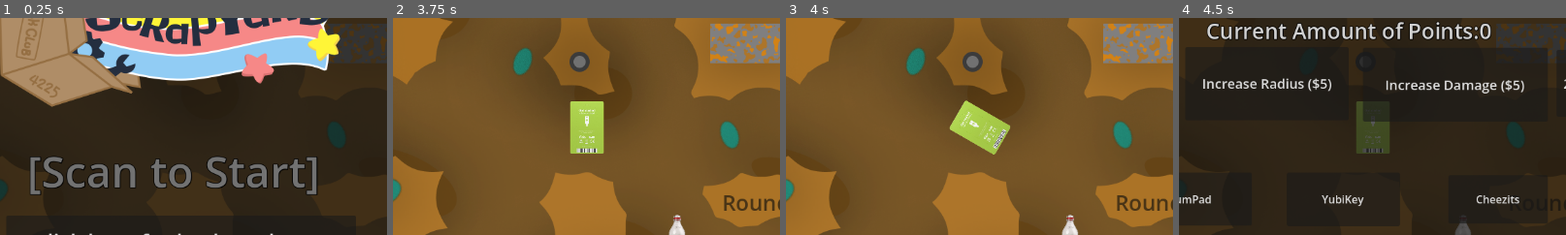
Above: before the commit, frames 1-4 (left to right).
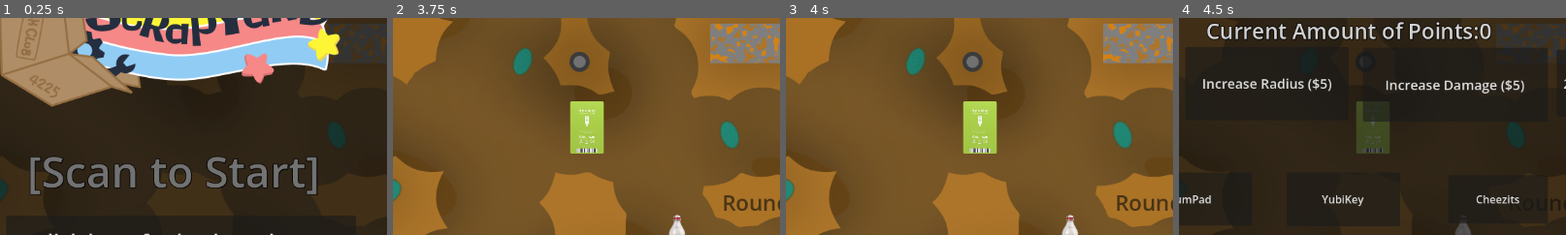
Above: after the commit, the same moments.

Repository: Nils1024/campfire-flagship
Game: Godot game, scene res://main_menu.tscn
Two runs of this game, one before a commit and one after it. Both use one fixed random seed, a clock stepped at 60 frames per second and the inputs below.
Inputs:
- Up to frame 1 (0.25 s): no input
- Up to frame 2 (3.75 s): click "or click here for keybaord/mo…" at 0.5 s; click "or click here for keybaord/mo…" at 1.25 s; click "or click here for keybaord/mo…" at 2 s; tap Enter at 2.75 s; tap E at 2.85 s; tap C at 3.05, 3.6 s; tap Space at 3.5 s
- Up to frame 3 (4 s): tap G at 3.8 s
- Up to frame 4 (4.5 s): click "Shop" at 4.25 s
The pictures show only the part of the screen within x 28-78%, y 31-80%; the shares and areas given below are measured in that part.

Frames 1-2 are identical in both runs. In frame 3, 1.6% of the frame differs, in the area x 42-58%, y 37-63%; in frame 4, nothing differs.

Commit message:
I hate Keyboard Players

Diff:
--- a/Scripts/KeyboardCheats.gd
+++ b/Scripts/KeyboardCheats.gd
@@ -1,12 +1,23 @@
 extends Node
 
 var keyboard_mode := false
+var can_fire := true
+
+# 1.0 = same speed
+# 1.5 = 50% slower
+# 2.0 = twice as slow
+var keyboard_penalty := 1.0
+
 
 func _ready():
 	process_mode = Node.PROCESS_MODE_ALWAYS
 
+
 func _input(event):
 	if not keyboard_mode:
+		return
+
+	if not can_fire:
 		return
 
 	if not (event is InputEventKey and event.pressed):
@@ -20,10 +31,21 @@
 		KEY_M: trigger_tower("code5")
 
 
-
 func trigger_tower(code_name: String):
 	var barcode_script = get_tree().get_first_node_in_group("BarcodeManager")
-	if barcode_script:
-		var code_data = barcode_script.codes[code_name]
-		barcode_script.spawn_effect(code_data["file"])
-		barcode_script.remove_effect(code_data["file"])
+	if not barcode_script:
+		return
+
+	var code_data = barcode_script.codes[code_name]
+
+	can_fire = false
+
+	barcode_script.spawn_effect(code_data["file"])
+	barcode_script.remove_effect(code_data["file"])
+
+
+	var delay = Shop.reloadtime * keyboard_penalty
+
+	await get_tree().create_timer(delay).timeout
+
+	can_fire = true
